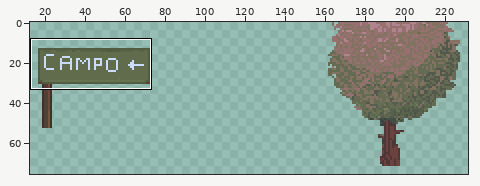
One commit to this sprite sheet: imagens/mapas/jardimUpper.png. The first picture is a wide view before the edit; the outline marks the close-up.
Close-up. Earlier state:
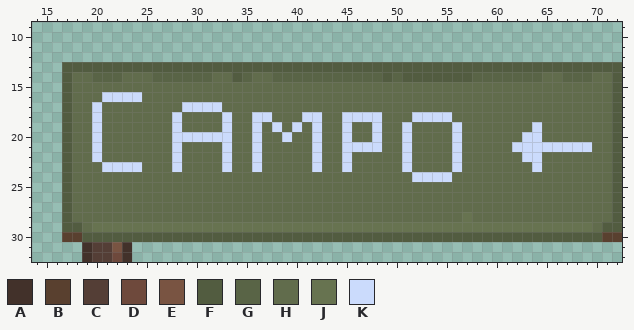
The file is 256x256 pixels. Colours within 5 levels of each other are drawn and written as one. Shown: x 14..72, y 9..32. The wide view leaves out empty margins.
Palette (. is transparent): A #42312a  B #59402f  C #543e36  D #6e493c  E #795442  F #525c40  G #596446  H #616c4c  J #677350  K #cbdbfc
Pixels before, first column x 17:
13 FFFFFFFFFFFFFFFFFFFFFFFFFFFFFFFFFFFFFFFFFFFFFFFFFFFFFFFF
14 FHHGGGHHHGGGGGGHHFGHHGGGGGGGGGGGFGFFFFFFFGGGGGGGHHGGGHHF
15 FHHHHHHHHHHHHHHHHHHHHHHHHHHHHHHHHHHHHHHHHHHHHHHHHHHHHHHF
16 FHHHKKKKHHHHHHHHHHHHHHHHHHHHHHHHHHHHHHHHHHHHHHHHHHHHHHHF
17 FHHKHHHHHHHHKKKKHHHHHHHHHHHHHHHHHHHHHHHHHHHHHHHHHHHHHHHF
18 FHHKHHHHHHHKHHHHKHHKKHHHKKHHKKKKHHHKKKKHHHHHHHHHHHHHHHHF
19 FHHKHHHHHHHKHHHHKHHKHKHKHKHHKHHKHHKHHHHKHHHHHHHKHHHHHHHF
20 FHHKHHHHHHHKKKKKKHHKHHKHHKHHKHHKHHKHHHHKHHHHHHKKHHHHHHHF
21 FHHKHHHHHHHKHHHHKHHKHHHHHKHHKKKKHHKHHHHKHHHHHKKKKKKKKHHF
22 FHHKHHHHHHHKHHHHKHHKHHHHHKHHKHHHHHKHHHHKHHHHHHKKHHHHHHHF
23 FHHHKKKKHHHKHHHHKHHKHHHHHKHHKHHHHHKHHHHKHHHHHHHKHHHHHHHF
24 FHHHHHHHHHHHHHHHHHHHHHHHHHHHHHHHHHHKKKKHHHHHHHHHHHHHHHHF
25 FHHHHHHHHHHHHHHHHHHHHHHHHHHHHHHHHHHHHHHHHHHHHHHHHHHHHHHF
26 FHHHHHHHHHHHHHHHHHHHHHHHHHHHHHHHHHHHHHHHHHHHHHHHHHHHHHHF
27 FHHHHHHHHHHHHHHHHHHHHHHHHHHHHHHHHHHHHHHHHHHHHHHHHHHHHHHF
28 FHHHHHHHHHHHHHHHHHHHHHHHHHHHHHHHHHHHHHHHJHHHHHHHHHHHHHHF
29 FFHJJJJJJJJJJJJJJJJJJJJJJJJJJJJJJJJJJJJJJJJJJJJJJJJJJHFF
30 BBFFFFFFFFFFFFFFFFFFFFFFFFFFFFFFFFFFFFFFFFFFFFFFFFFFFFBB
31 ..ACCEA.................................................
32 ..ACCDA.................................................
After the commit:
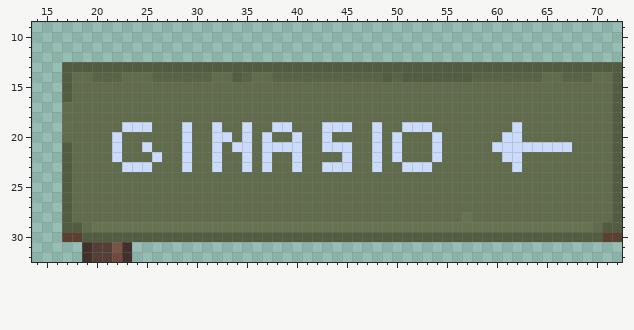
The exact change:
y 16: x 21..24 KKKK -> HHHH
y 17: x 17 F -> H; x 20 K -> H; x 29..32 KKKK -> HHHH
y 18: x 17 F -> H; x 20 K -> H; x 28 K -> H; x 33 K -> H; x 36..37 KK -> HH; x 41..42 KK -> HH; x 45..48 KKKK -> HHHH; x 52..55 KKKK -> HHHH
y 19: x 17 F -> H; x 20 K -> H; x 23..25 HHH -> KKK; x 28..29 KH -> HK; x 32..33 HK -> KH; x 35..36 HK -> KH; x 39..40 HK -> KH; x 42..44 KHH -> HKK; x 52..53 HH -> KK; x 56 K -> H; x 62 H -> K; x 64 K -> H
y 20: x 17 F -> H; x 20 K -> H; x 22 H -> K; x 28 K -> H; x 30..31 KK -> HH; x 35..37 HKH -> KHK; x 39..40 KH -> HK; x 42..43 KH -> HK; x 45 K -> H; x 50..51 HK -> KH; x 54 H -> K; x 56 K -> H; x 61..64 HHKK -> KKHH
y 21: x 20 K -> H; x 22 H -> K; x 25 H -> K; x 28..29 KH -> HK; x 32..40 HKHHKHHHH -> KHKKHKKKK; x 42..44 KHH -> HKK; x 46..47 KK -> HH; x 50..51 HK -> KH; x 54 H -> K; x 56 K -> H; x 60..61 HH -> KK; x 68..69 KK -> HH
y 22: x 20 K -> H; x 22 H -> K; x 26 H -> K; x 28..29 KH -> HK; x 32..33 HK -> KH; x 35..37 HKH -> KHK; x 40 H -> K; x 42 K -> H; x 48 H -> K; x 50..51 HK -> KH; x 54 H -> K; x 56 K -> H; x 61..64 HHKK -> KKHH
y 23: x 21..22 KK -> HH; x 25 H -> K; x 28..29 KH -> HK; x 32..33 HK -> KH; x 35..37 HKH -> KHK; x 40 H -> K; x 42..44 KHH -> HKK; x 48 H -> K; x 52..53 HH -> KK; x 56 K -> H; x 62 H -> K; x 64 K -> H
y 24: x 52..55 KKKK -> HHHH
Changed places in both close-ups, as pixel boxes (x1, y1, x2, y2):
changed: (62, 92, 542, 182)
changed: (572, 142, 592, 152)
